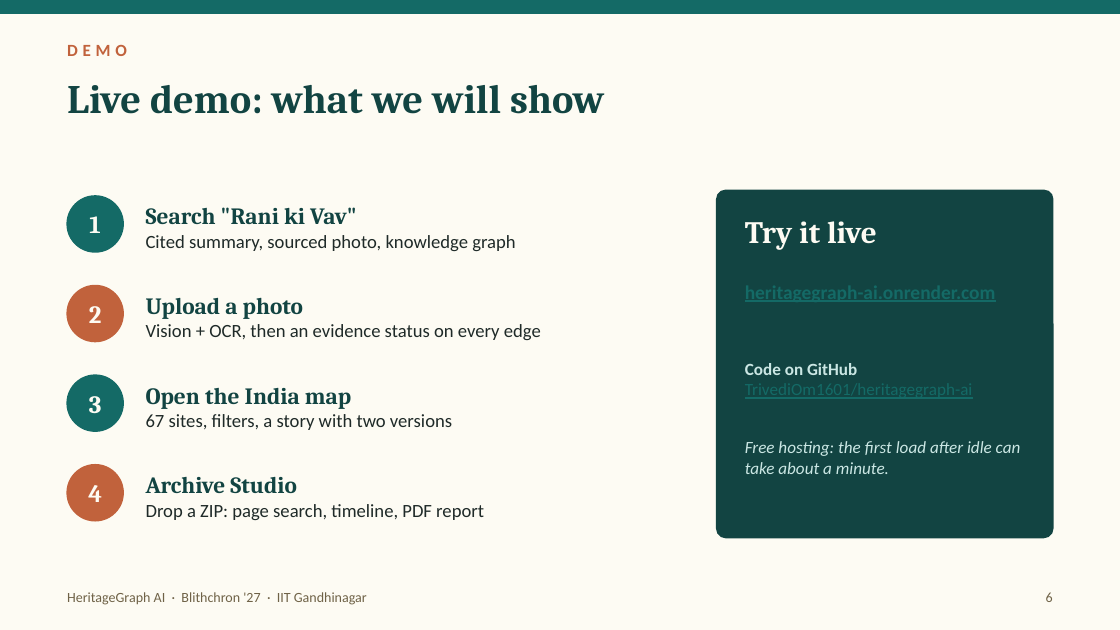
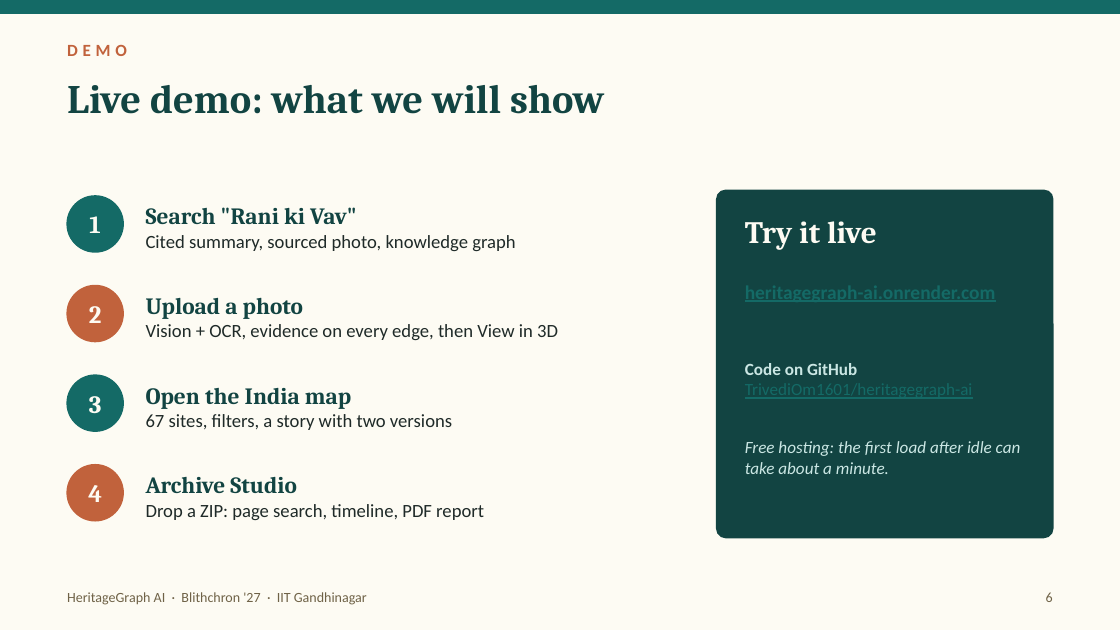
Before and after one commit to TrivediOm1601/heritagegraph-ai, a slide deck: slide 6 of HeritageGraphAI.pptx. Drawn at 1120x630 pixels with LibreOffice and Linux fonts; fonts in the diff are those of the drawing. Boxes give left, top, right and bottom in pixels: in the first picture for what was removed or moved away, otherwise in the second. Text is boxed around its words. In the diff, an @@ line names an element or a change of style, - is before the commit and + after.

```diff
--- a/HeritageGraphAI.pptx
+++ b/HeritageGraphAI.pptx
@@ text at (x1=146, y1=324, x2=558, y2=340): text changed @@
-Vision + OCR, then an evidence status on every edge
+Vision + OCR, evidence on every edge, then View in 3D
```
Also in this commit, not shown: 3 other slides changed.
